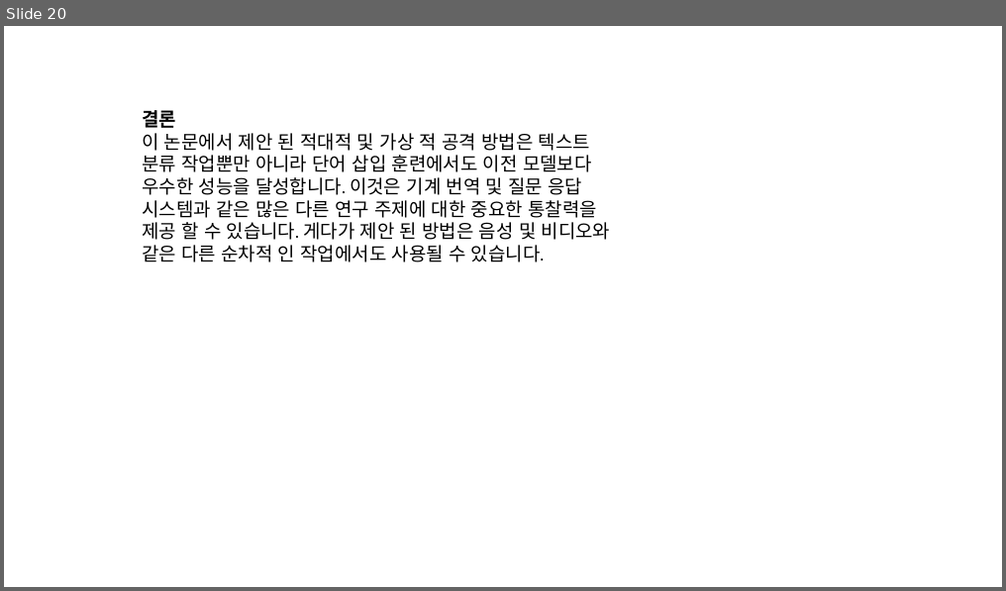
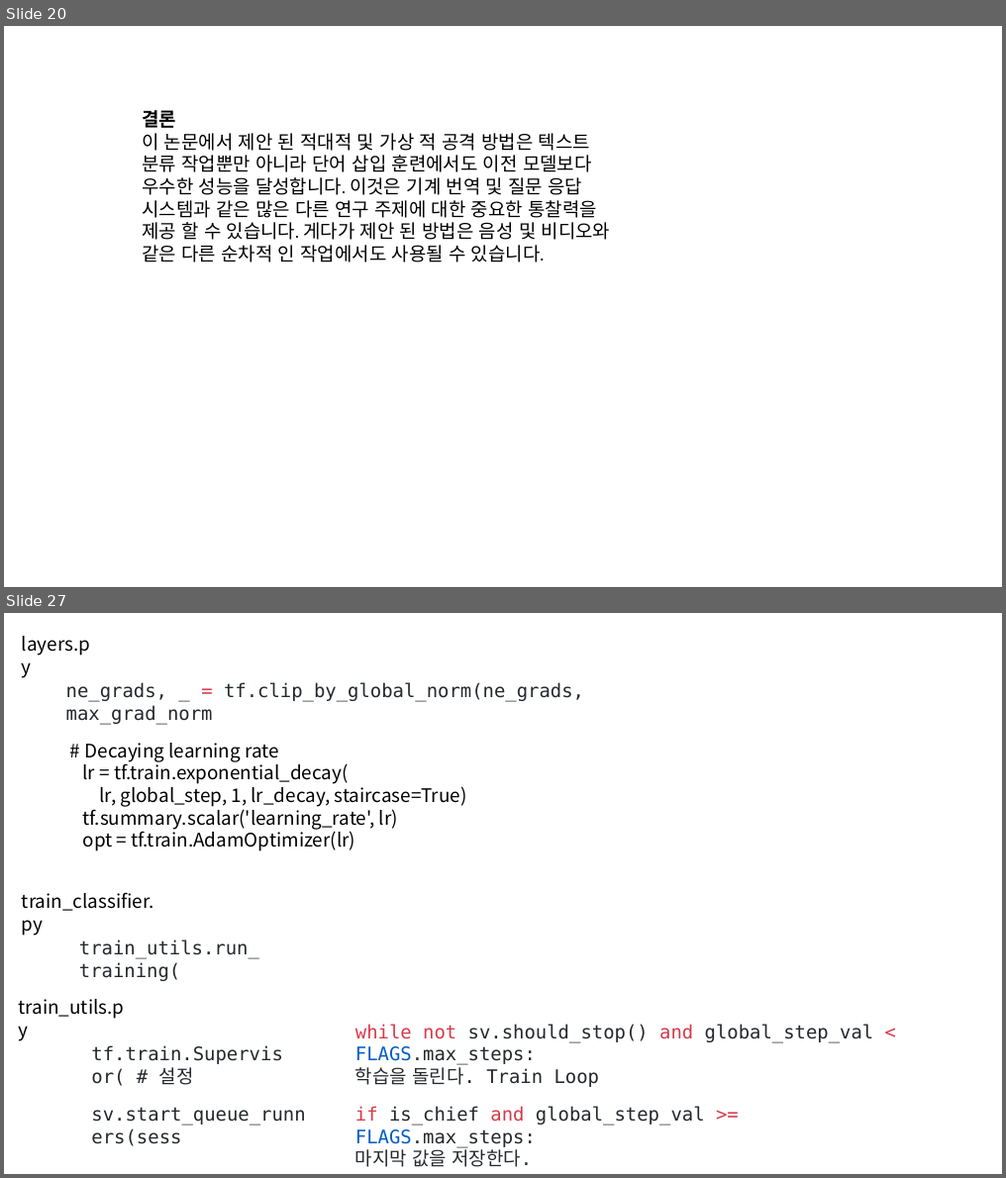
Before and after one commit to modudeepnlp/code_implementation, a slide deck: resources/slide/Adversarial Training Methods For Semi-Supervised Text Classification_20190311_ChangWookJun.pptx. Shown one above the other, each under a label of ours: slide 20 before the commit, slides 20 and 27 after it; the slides between them are not shown. The pictures are 1006x591 and 1006x1178 pixels, drawn with LibreOffice and Linux fonts; fonts in the diff are those of the drawing. Boxes give left, top, right and bottom in pixels: in the first picture for what was removed or moved away, otherwise in the second. Text is boxed around its words. In the diff, an @@ line names an element or a change of style, - is before the commit and + after.

```diff
--- a/resources/slide/Adversarial Training Methods For Semi-Supervised Text Classification_20190311_ChangWookJun.pptx
+++ b/resources/slide/Adversarial Training Methods For Semi-Supervised Text Classification_20190311_ChangWookJun.pptx
@@ slide 27 added at [4, 613, 1002, 1174], background #FFFFFF @@
@@ text added at [22, 636, 90, 936], 18 pt, text #000000 @@
+layers.py
@@ text added at [66, 682, 584, 725], 18 pt, text #24292E @@
+ne_grads, _ = tf.clip_by_global_norm(ne_grads, max_grad_norm
@@ text added at [83, 743, 467, 852], 18 pt, text #000000 @@
+# Decaying learning rate
+lr = tf.train.exponential_decay(
+lr, global_step, 1, lr_decay, staircase=True)
+tf.summary.scalar('learning_rate', lr)
+opt = tf.train.AdamOptimizer(lr)
@@ text added at [22, 892, 154, 911], 18 pt, text #000000 @@
+train_classifier.py
@@ text added at [79, 940, 259, 981], 18 pt, text #24292E @@
+train_utils.run_training(
@@ text added at [19, 999, 125, 1019], 18 pt, text #000000 @@
+train_utils.py
@@ text added at [355, 1024, 874, 1087], 18 pt, text #24292E @@
+while not sv.should_stop() and global_step_val < FLAGS.max_steps:
+학습을 돌린다. Train Loop
@@ text added at [91, 1046, 282, 1085], 18 pt, text #24292E @@
+tf.train.Supervisor( # 설정
@@ text added at [91, 1107, 305, 1147], 18 pt, text #24292E @@
+sv.start_queue_runners(sess
@@ text added at [355, 1106, 705, 1167], 18 pt, text #24292E @@
+if is_chief and global_step_val >= FLAGS.max_steps:
+마지막 값을 저장한다.
```
Also in this commit, not shown: 10 slides changed, 6 other slides added.
